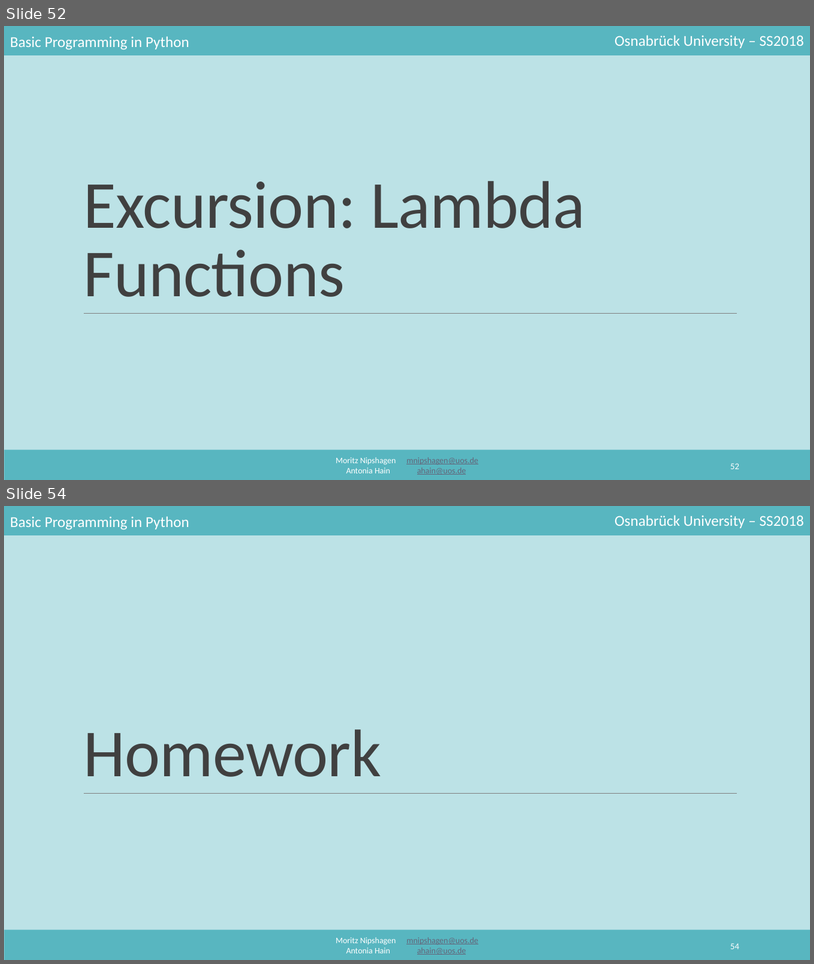
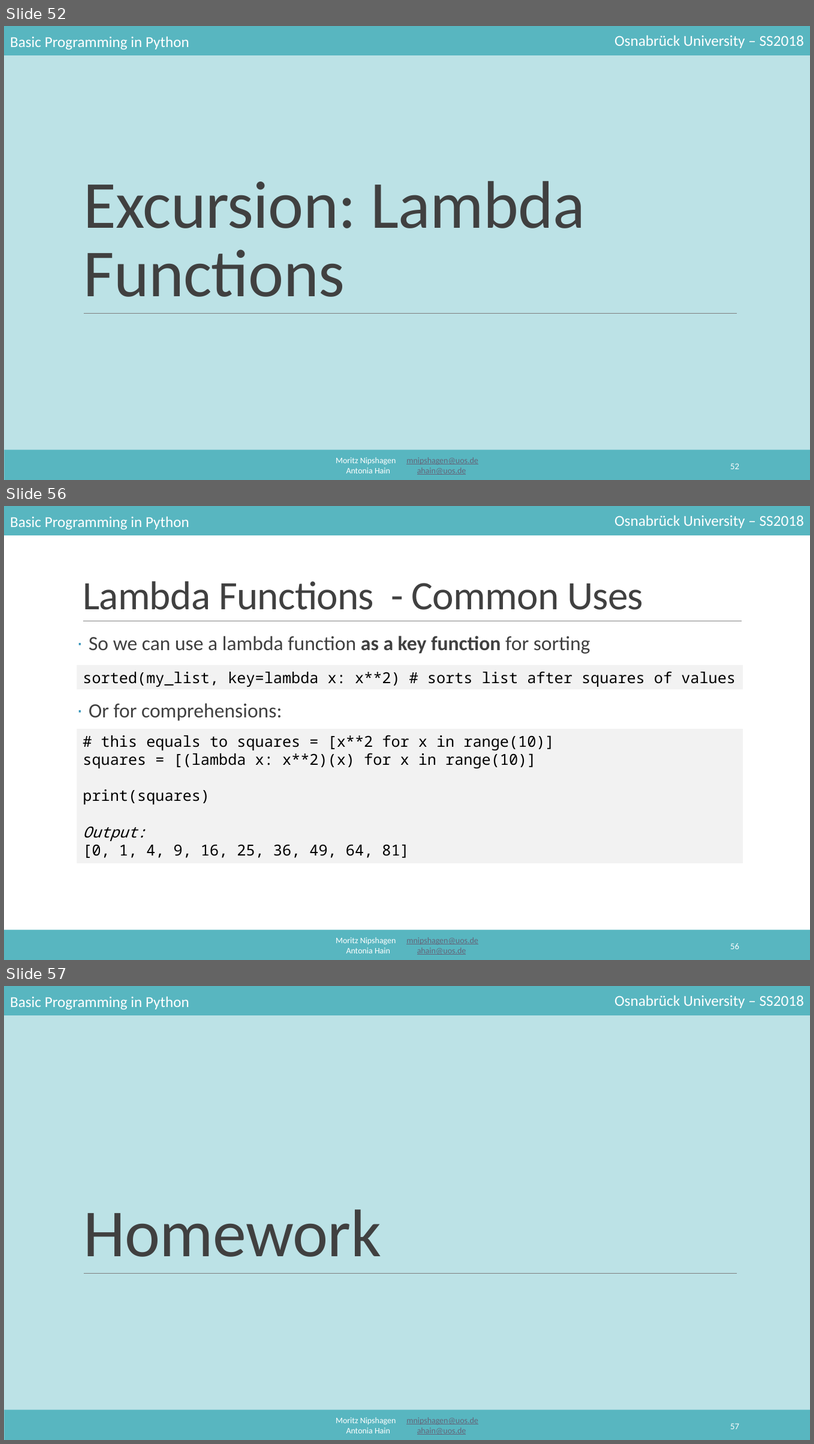
Before and after one commit to mnipshagen/monty, a slide deck: 2018/06/06_Sorting_and_IO.pptx. Shown one above the other, each under a label of ours: slides 52 and 54 before the commit, slides 52, 56 and 57 after it; the slides between them are not shown. The pictures are 814x964 and 814x1444 pixels, drawn with LibreOffice and Linux fonts; fonts in the diff are those of the drawing. Boxes give left, top, right and bottom in pixels: in the first picture for what was removed or moved away, otherwise in the second. Text is boxed around its words. In the diff, an @@ line names an element or a change of style, - is before the commit and + after.

```diff
--- a/2018/06/06_Sorting_and_IO.pptx
+++ b/2018/06/06_Sorting_and_IO.pptx
@@ slide 56 added at (x1=4, y1=506, x2=810, y2=960), background #FFFFFF; not listed: 5 template elements that a slide beside it also shows @@
@@ title added at (x1=83, y1=581, x2=644, y2=610), 48 pt, text #404040 @@
+Lambda Functions - Common Uses
@@ line added from (83, 621) to (743, 621), #808080 0.5 pt @@
@@ text added at (x1=89, y1=636, x2=591, y2=721), 24 pt, text #404040 @@
+· So we can use a lambda function as a key function for sorting
+· Or for comprehensions:
@@ rectangle added at (x1=77, y1=665, x2=743, y2=690), fill #F2F2F2, 18 pt, text #000000 @@
+sorted(my_list, key=lambda x: x**2) # sorts list after squares of values
@@ rectangle added at (x1=77, y1=729, x2=743, y2=863), fill #F2F2F2, 18 pt, text #000000 @@
+# this equals to squares = [x**2 for x in range(10)]
+squares = [(lambda x: x**2)(x) for x in range(10)]
+print(squares)
+Output:
+[0, 1, 4, 9, 16, 25, 36, 49, 64, 81]
@@ page number added at (x1=731, y1=943, x2=740, y2=949), 10.5 pt, text #FFFFFF @@
+56
@@ what was slide 54 is now slide 57 @@
@@ page number at (x1=731, y1=1423, x2=740, y2=1429): text changed @@
-54
+57
```
Also in this commit, not shown: 3 slides changed, 6 other slides added, 9 other files.
